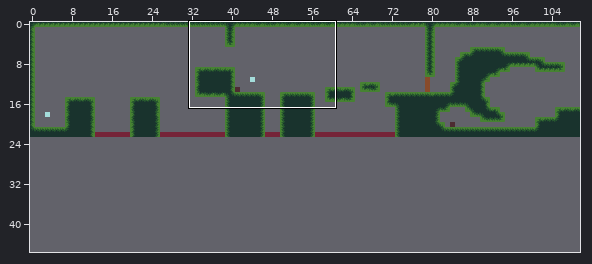
One commit to this Tiled map: assets/tempLevels.tmx. Above: a wide view before the commit, with the close-up outlined.
Close-up. Old version:
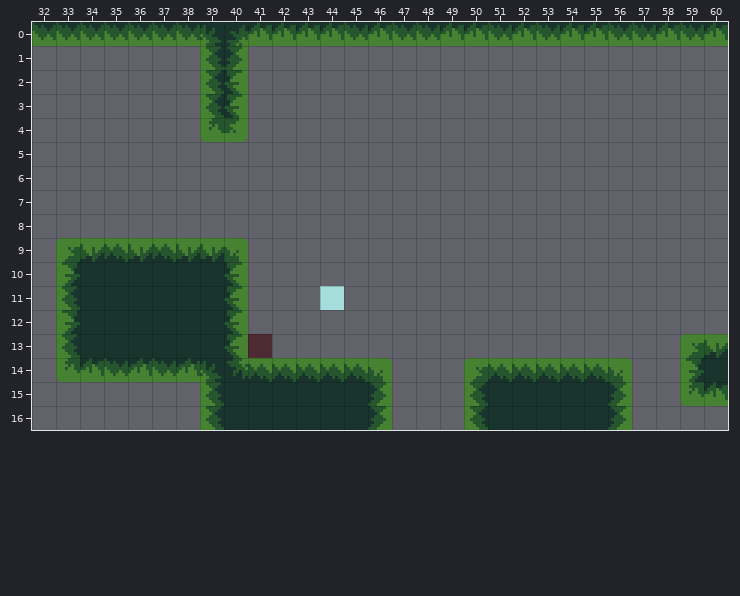
Cells are 8x8 px. Shown: x 32..60, y 0..16. The commit also changed other parts of the map, which this record leaves out.
The result:
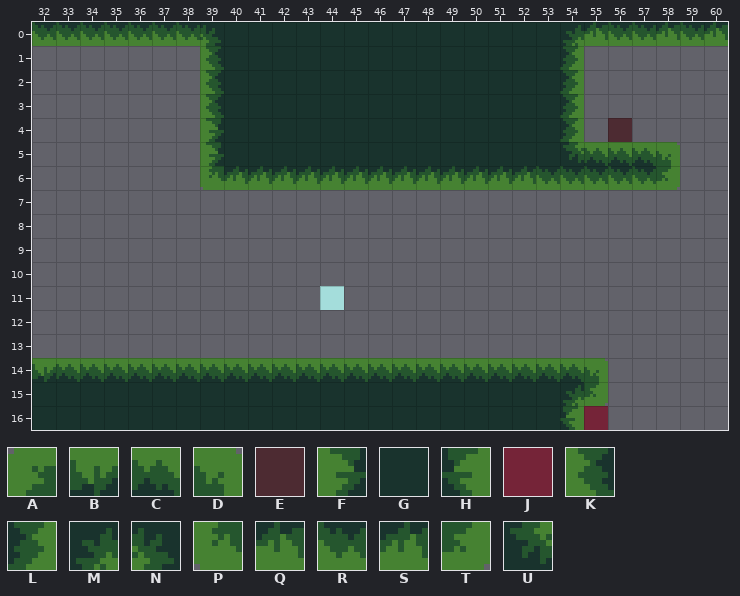
Key: from "tempTileset": A 0, B 1, C 2, D 5, E 6, F 8, G 9, H 13, J 14, K 16, L 21, M 38, N 39, P 40, Q 41, R 42, S 43, T 45, U 46.
_ is an empty cell.
Objects are placed by their top-left corner, in cells (3,4 is the top-left corner of cell 3,4); size is 1x1 cell unless given.
Edits made:
Layer "ground":
y 0: x 40..54 MQQQQRQRRQQRQRQ -> GGGGGGGGGGGGGGM
y 1: x 40..54 L______________ -> GGGGGGGGGGGGGGL
y 2..3: x 40..54 H______________ -> GGGGGGGGGGGGGGL
y 4: x 39..54 PT______________ -> FGGGGGGGGGGGGGGL
y 5: x 39..58 ____________________ -> FGGGGGGGGGGGGGGUCCCD
y 6: x 39..58 ____________________ -> PSSSSSSSSSSSSSRRRRRT
y 9: x 33..40 ABCBCBBD -> ________
y 10: x 33..40 FGGGGGGH -> ________
y 11: x 33..40 KGGGGGGH -> ________
y 12: x 33..40 FGGGGGGH -> ________
y 13: x 33..40 KGGGGGGH -> ________; x 59..60 AB -> __
y 14: x 32..40 _PQRSRSNU -> BCCCCCCCC; x 46..50 D___A -> CCCCC; x 55..56 CD -> D_; x 59..60 FG -> __
y 15: x 32..39 _______K -> GGGGGGGG; x 46..50 L___K -> GGGGG; x 54..56 GGL -> MT_; x 59..60 PQ -> __
y 16: x 32..39 _______K -> GGGGGGGG; x 46..50 L___K -> GGGGG; x 54..56 GGL -> H__
Layer "interactables":
added: E at 56,4
removed: E at 41,13
Layer "killArea":
y 16: x 55 _ -> J
Pixel boxes of the changes (left, top, right, bottom) in both close-ups:
changed: (200, 22, 680, 190)
changed: (32, 238, 272, 430)
removed: (680, 334, 728, 406)
changed: (368, 358, 488, 430)
changed: (560, 358, 632, 430)
